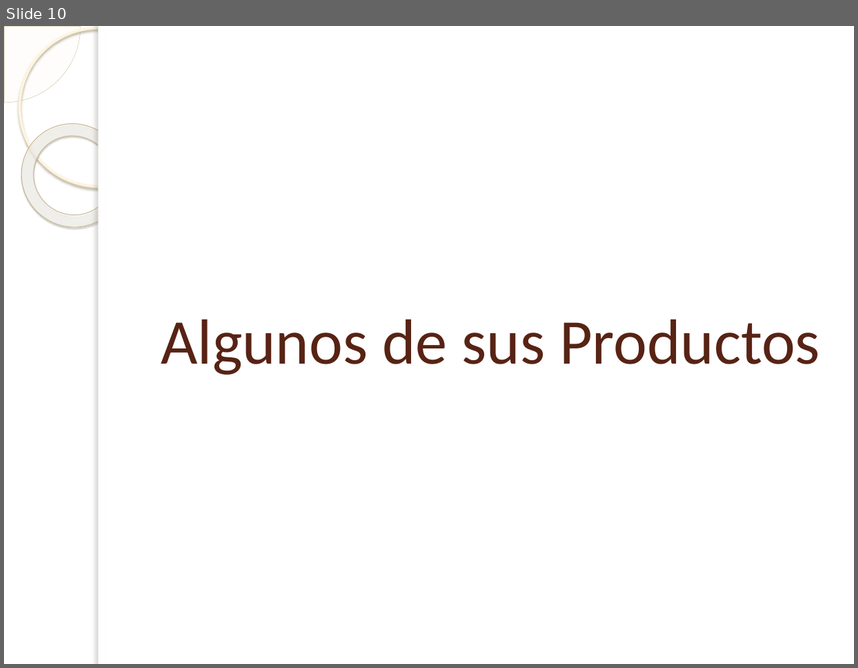
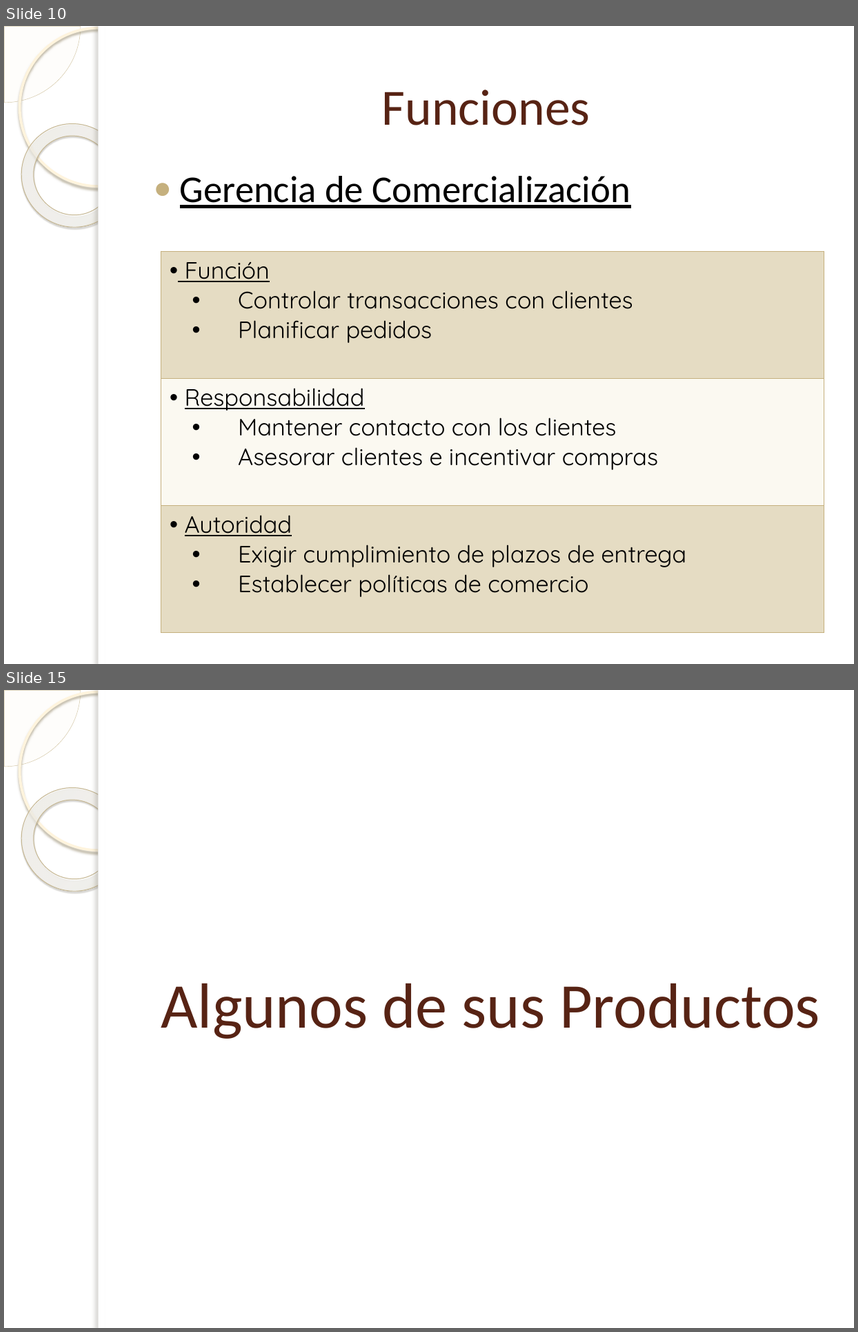
Before and after one commit to Bloodclot24/empresitas, a slide deck: Presentacion/Presentacion.pptx. Shown one above the other, each under a label of ours: slide 10 before the commit, slides 10 and 15 after it; the slides between them are not shown. The pictures are 858x668 and 858x1332 pixels, drawn with LibreOffice and Linux fonts; fonts in the diff are those of the drawing; background and template pictures are left out. Boxes give left, top, right and bottom in pixels: in the first picture for what was removed or moved away, otherwise in the second. Text is boxed around its words. In the diff, an @@ line names an element or a change of style, - is before the commit and + after.

```diff
--- a/Presentacion/Presentacion.pptx
+++ b/Presentacion/Presentacion.pptx
@@ slide 10 added at (4, 26, 854, 664), background picture (left out); not listed: 5 template elements that a slide beside it also shows @@
@@ title added at (382, 89, 590, 125), 43 pt, text #572314 @@
+Funciones
@@ text added at (180, 176, 631, 208), 32 pt, text #000000, underline @@
+● Gerencia de Comercialización
@@ table added at (161, 251, 824, 617), 3 rows, 1 columns @@
+Función / Controlar transacciones con clientes / Planificar pedidos
+Responsabilidad / Mantener contacto con los clientes / Asesorar clientes e incentivar compras
+Autoridad / Exigir cumplimiento de plazos de entrega / Establecer políticas de comercio
@@ what was slide 10 is now slide 15 @@
```
Also in this commit, not shown: 7 slides changed, 5 other slides added, 1 slide removed, 15 other files.
